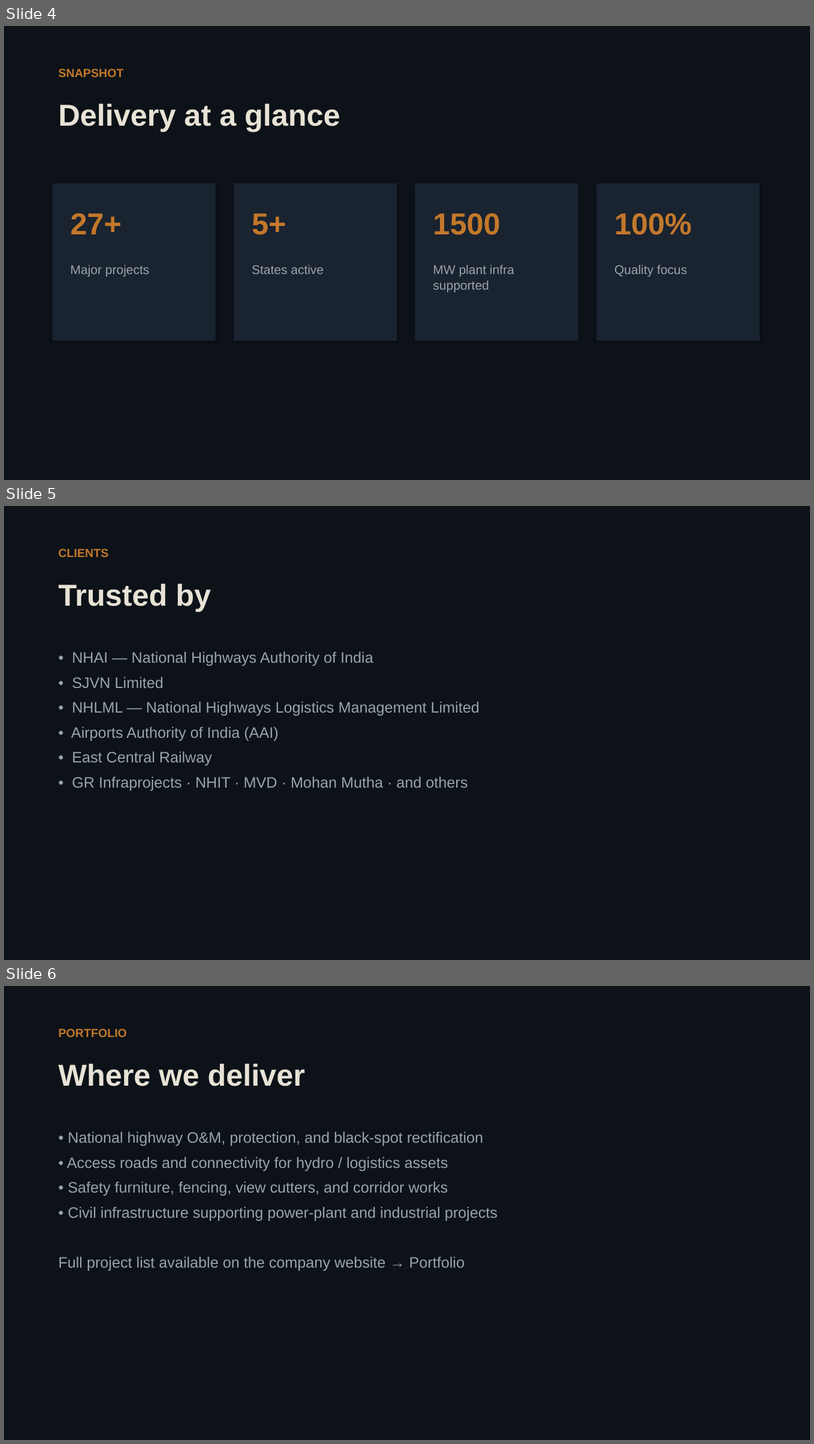
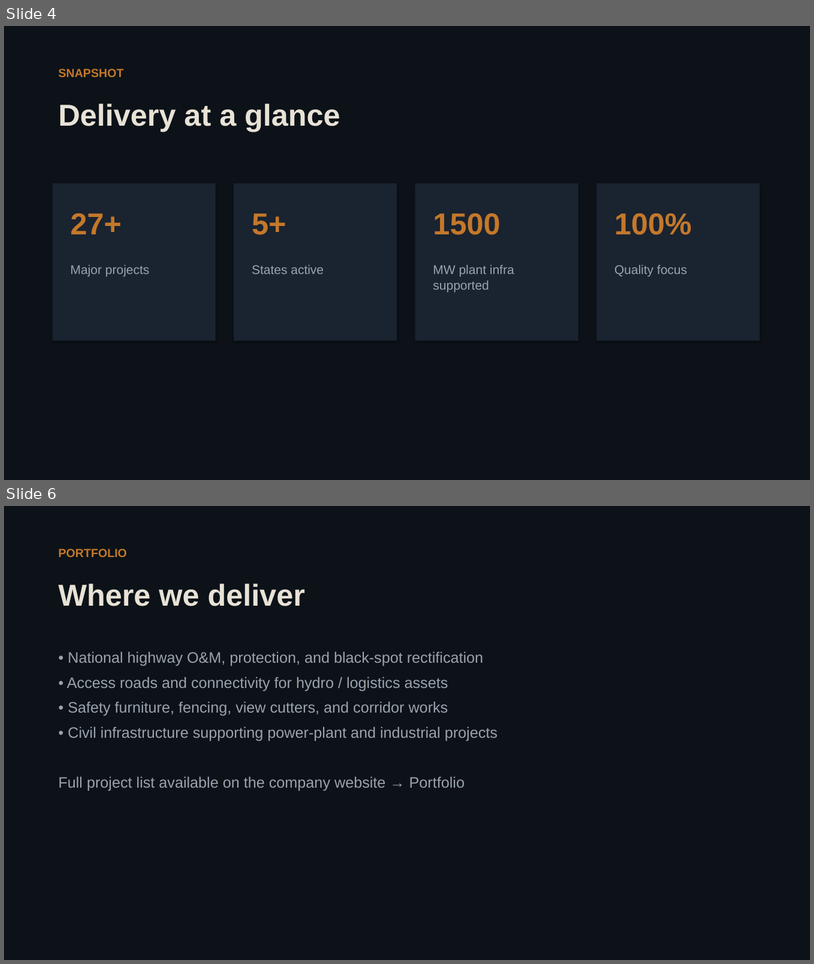
Before and after one commit to Anupamgt/baltej-infra-website, a slide deck: Baltej_Infra_Brief_Dossier.pptx. Shown one above the other, each under a label of ours: slides 4, 5 and 6 before the commit, slides 4 and 6 after it; the slides between them are not shown. The pictures are 814x1444 and 814x964 pixels, drawn with LibreOffice and Linux fonts; fonts in the diff are those of the drawing. Boxes give left, top, right and bottom in pixels: in the first picture for what was removed or moved away, otherwise in the second. Text is boxed around its words. In the diff, an @@ line names an element or a change of style, - is before the commit and + after.

```diff
--- a/Baltej_Infra_Brief_Dossier.pptx
+++ b/Baltej_Infra_Brief_Dossier.pptx
@@ slide 5 removed at (4, 506, 810, 960), background #FFFFFF @@
@@ rectangle removed at (4, 506, 810, 960) @@
@@ text removed at (59, 549, 109, 557) @@
-CLIENTS
@@ text removed at (59, 583, 211, 612) @@
-Trusted by
@@ text removed at (71, 652, 480, 790) @@
-• NHAI — National Highways Authority of India
-• SJVN Limited
-• NHLML — National Highways Logistics Management Limited
-• Airports Authority of India (AAI)
-• East Central Railway
-• GR Infraprojects · NHIT · MVD · Mohan Mutha · and others
```
Also in this commit, not shown: 1 slide added, 4 other files.
